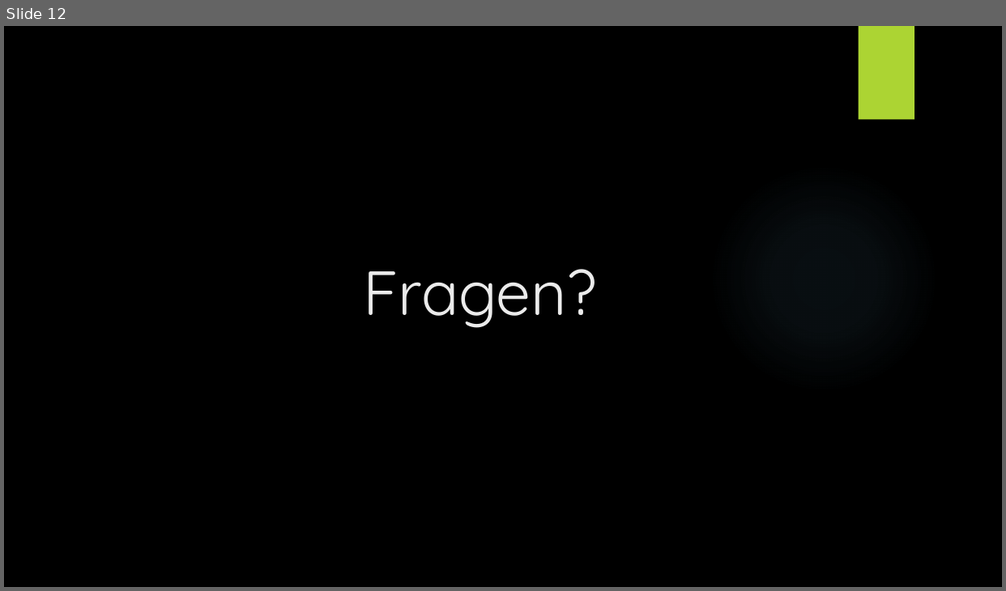
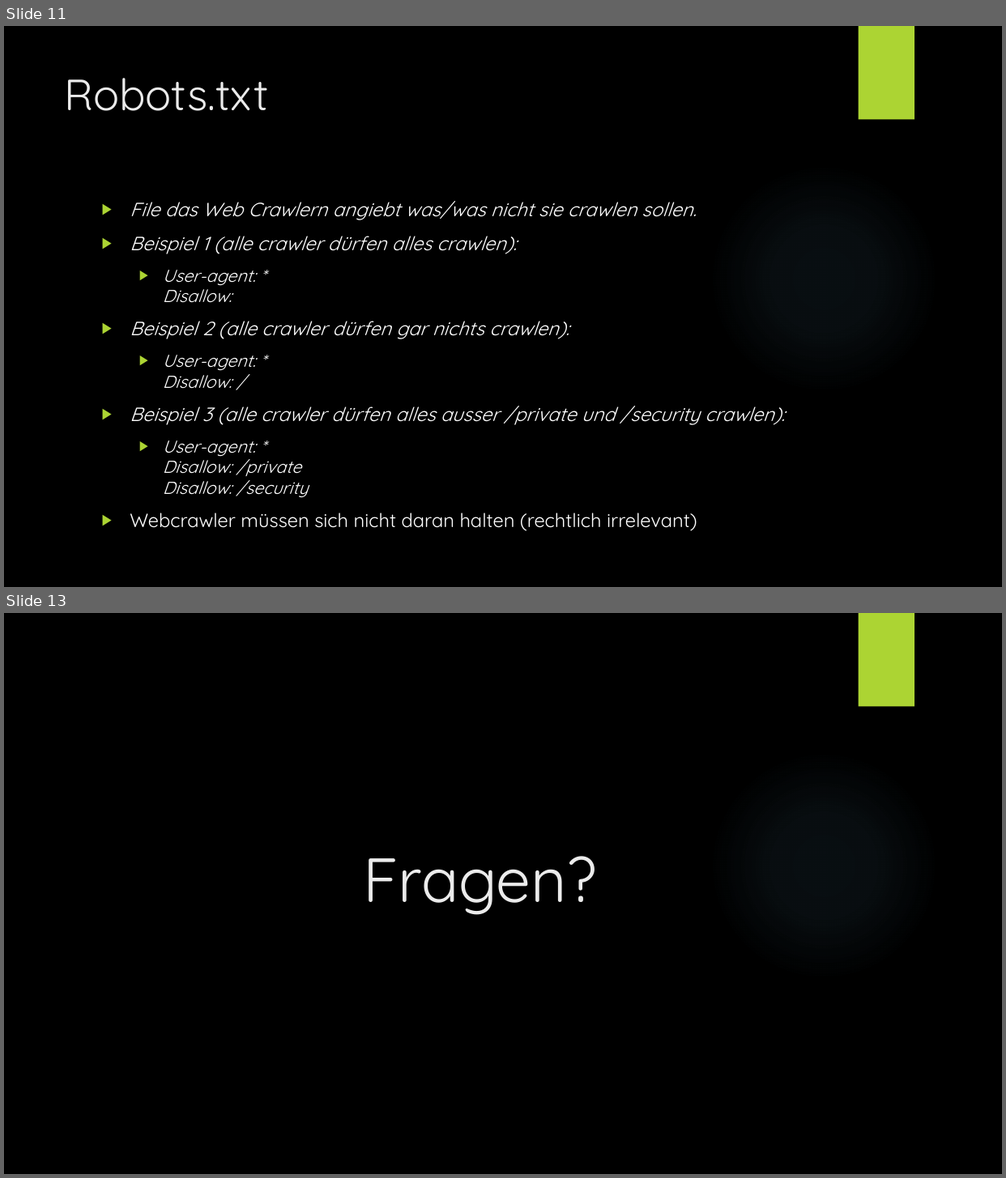
Before and after one commit to Tiim/Unibas-HS19-Internet-and-Secutity-project-webcrawler, a slide deck: Präsentation/Web Crawling.pptx. Shown one above the other, each under a label of ours: slide 12 before the commit, slides 11 and 13 after it; the slides between them are not shown. The pictures are 1006x591 and 1006x1178 pixels, drawn with LibreOffice and Linux fonts; fonts in the diff are those of the drawing; background and template pictures are left out. Boxes give left, top, right and bottom in pixels: in the first picture for what was removed or moved away, otherwise in the second. Text is boxed around its words. In the diff, an @@ line names an element or a change of style, - is before the commit and + after.

```diff
--- a/Präsentation/Web Crawling.pptx
+++ b/Präsentation/Web Crawling.pptx
@@ slide 11 added at (x1=4, y1=26, x2=1002, y2=587), background picture (left out); not listed: 2 template elements that a slide beside it also shows @@
@@ title added at (x1=65, y1=78, x2=269, y2=111), 42 pt, text #EBEBEB @@
+Robots.txt
@@ text added at (x1=130, y1=201, x2=784, y2=531), 18.5 pt, text #FFFFFF, italic @@
+▶ File das Web Crawlern angiebt was/was nicht sie crawlen sollen.
+▶ Beispiel 1 (alle crawler dürfen alles crawlen):
+  ▶ User-agent: *
+    Disallow:
+▶ Beispiel 2 (alle crawler dürfen gar nichts crawlen):
+  ▶ User-agent: *
+    Disallow: /
+▶ Beispiel 3 (alle crawler dürfen alles ausser /private und /security crawlen):
+  ▶ User-agent: *
+    Disallow: /private
+    Disallow: /security
+▶ Webcrawler müssen sich nicht daran halten (rechtlich irrelevant)
@@ what was slide 12 is now slide 13 @@
```
Also in this commit, not shown: 5 slides changed, 6 other slides added, 6 slides removed, 3 other files.
